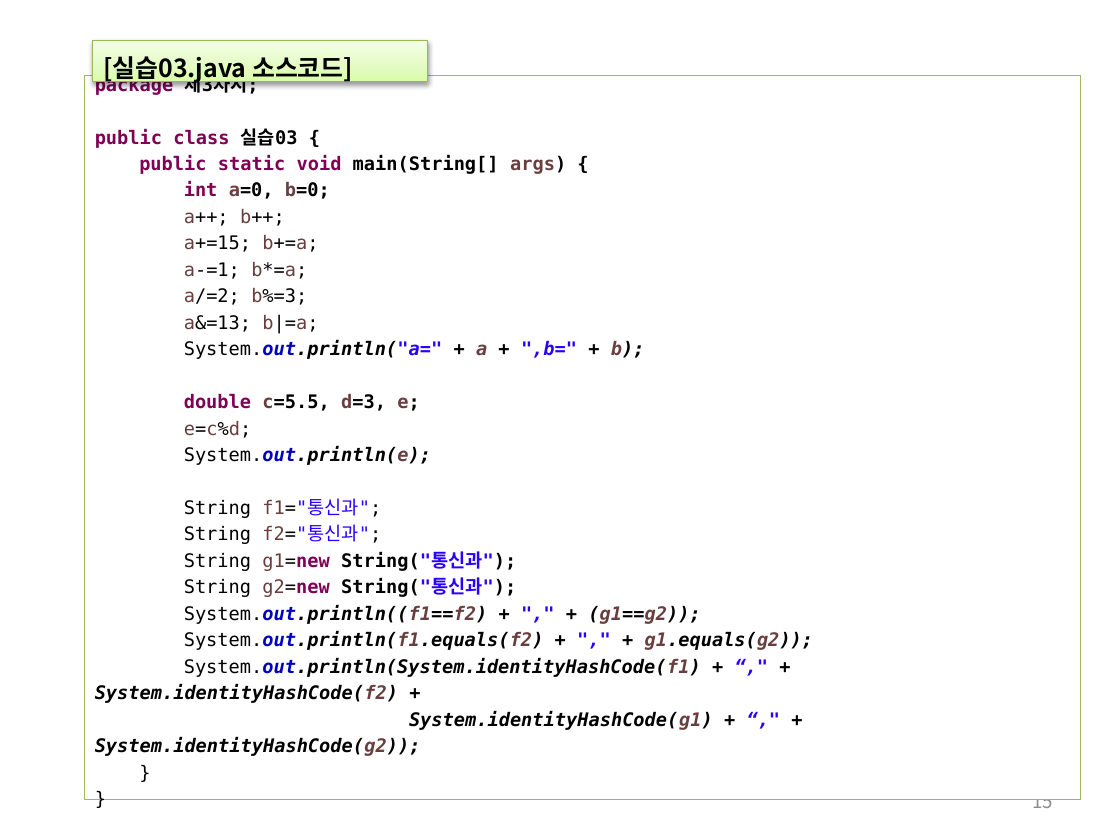
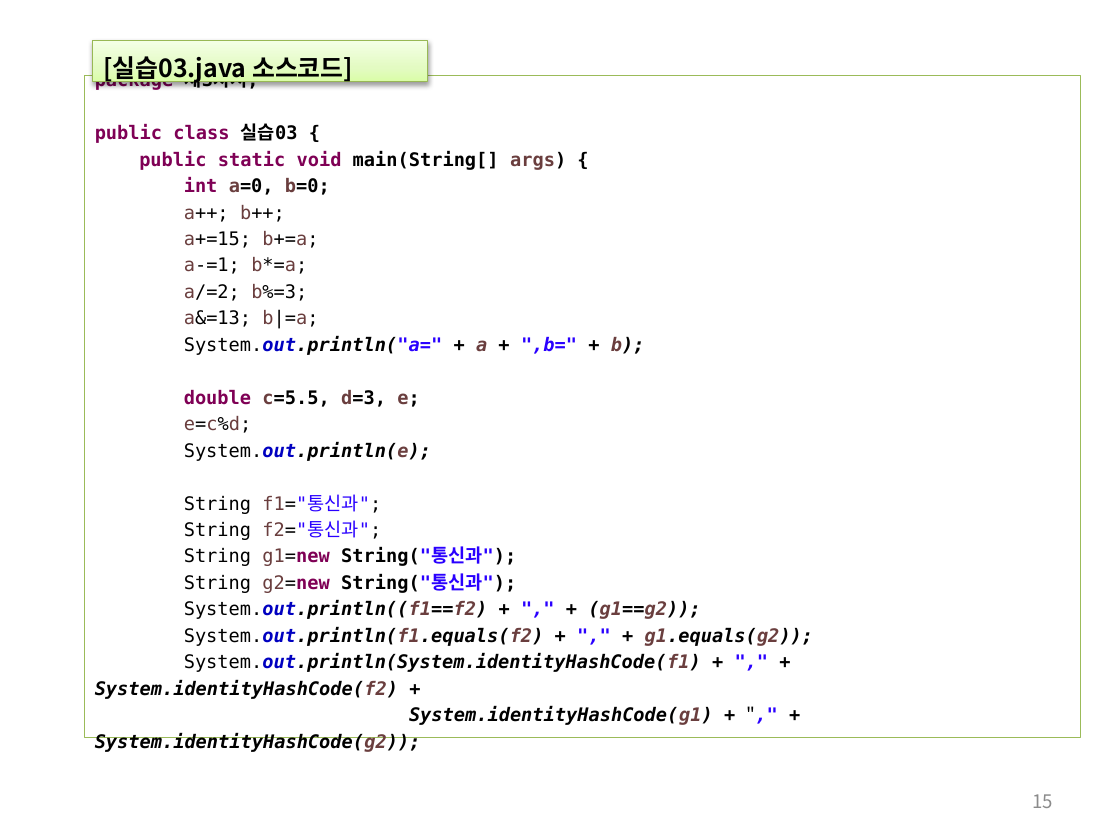
Before and after one commit to histime7/2018JavaClassroom, a slide deck: slide 15 of 수업자료/06_자바 기본 문법.pptx. Drawn at 1120x840 pixels with LibreOffice and Linux fonts; fonts in the diff are those of the drawing. Boxes give left, top, right and bottom in pixels: in the first picture for what was removed or moved away, otherwise in the second. Text is boxed around its words. In the diff, an @@ line names an element or a change of style, - is before the commit and + after.

```diff
--- a/수업자료/06_자바 기본 문법.pptx
+++ b/수업자료/06_자바 기본 문법.pptx
@@ rectangle "package 제3차시;": place and size @@
-rectangle "package 제3차시;" at (84, 75, 1081, 800)
+rectangle "package 제3차시;" at (84, 75, 1081, 737)
@@ text in rectangle at (95, 653, 713, 752): text changed @@
-System.out.println(System.identityHashCode(f1) + “," + System.identityHashCode(f2) +
-System.identityHashCode(g1) + “," + System.identityHashCode(g2));
-}
-}
+System.out.println(System.identityHashCode(f1) + "," + System.identityHashCode(f2) +
+System.identityHashCode(g1) + "," + System.identityHashCode(g2));
```
Also in this commit, not shown: 1 slide added.
